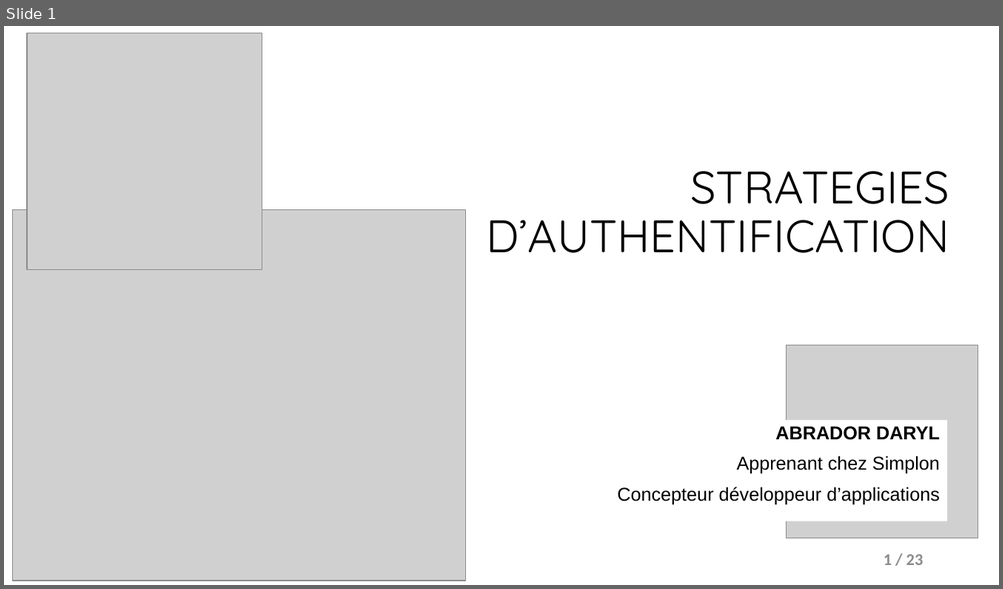
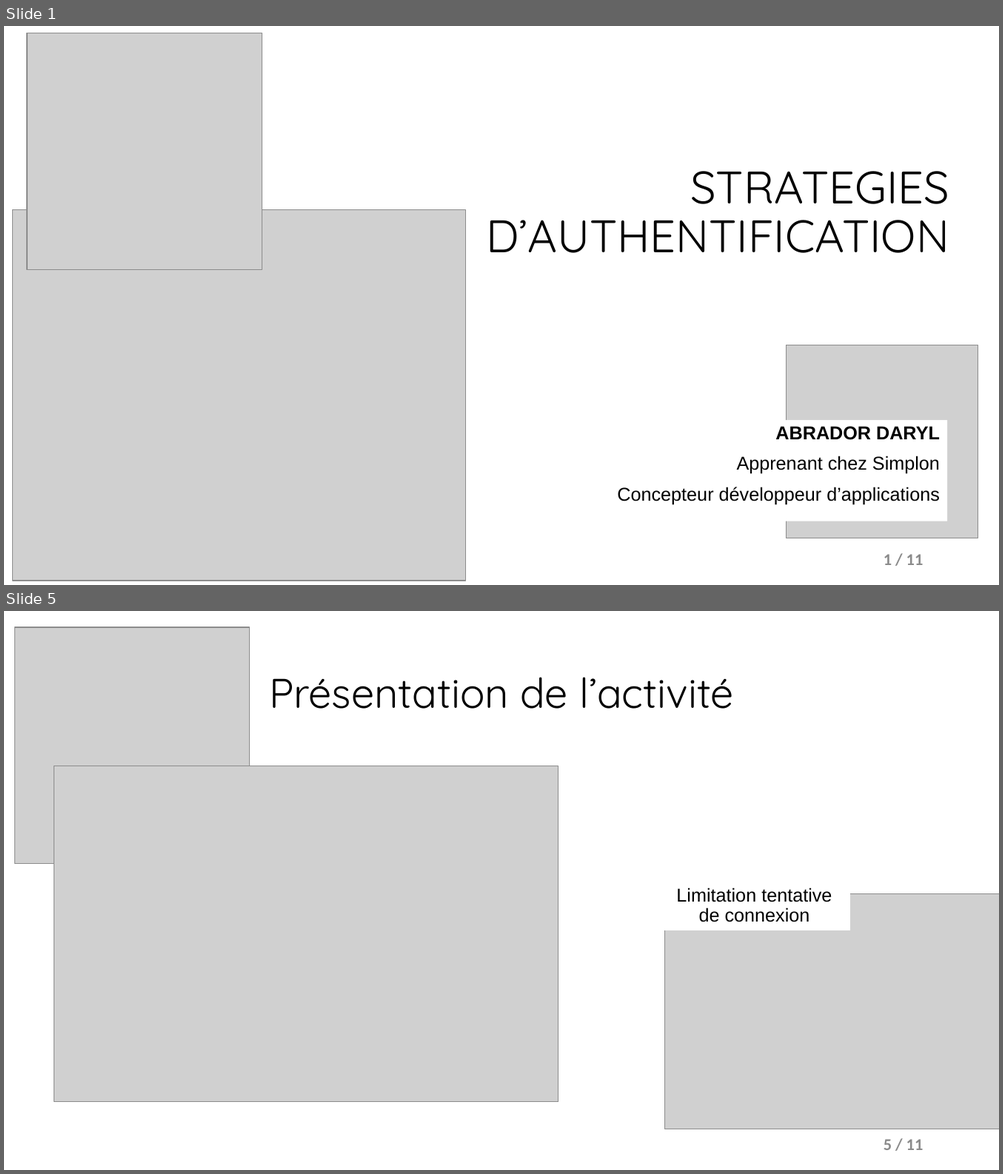
Before and after one commit to Darylabrador/cybersecurite, a slide deck: 0-PRESENTATION_POWERPOINT/presentation_strat_connexion.pptx. Shown one above the other, each under a label of ours: slide 1 before the commit, slides 1 and 5 after it; the slides between them are not shown. The pictures are 1003x589 and 1003x1174 pixels, drawn with LibreOffice and Linux fonts; fonts in the diff are those of the drawing; grey boxes stand for pictures. Boxes give left, top, right and bottom in pixels: in the first picture for what was removed or moved away, otherwise in the second. Text is boxed around its words. In the diff, an @@ line names an element or a change of style, - is before the commit and + after.

```diff
--- a/0-PRESENTATION_POWERPOINT/presentation_strat_connexion.pptx
+++ b/0-PRESENTATION_POWERPOINT/presentation_strat_connexion.pptx
@@ slide 5 added at (4, 611, 999, 1170), background #FFFFFF @@
@@ picture added at (14, 627, 250, 864) @@
@@ title added at (269, 677, 733, 709), 40 pt, text #000000 @@
+Présentation de l’activité
@@ picture added at (54, 766, 558, 1102) @@
@@ rectangle added at (658, 883, 850, 931), fill #FFFFFF, 18 pt, text #000000 @@
+Limitation tentative de connexion
@@ picture added at (664, 894, 999, 1130) @@
@@ page number added at (883, 1139, 923, 1150), 16 pt, text #8C8C8C, bold @@
+5 / 11
@@ page number at (883, 554, 923, 565): text changed @@
-1 / 23
+1 / 11
```
Also in this commit, not shown: 3 slides changed, 6 other slides added, 3 slides removed, 7 other files.
